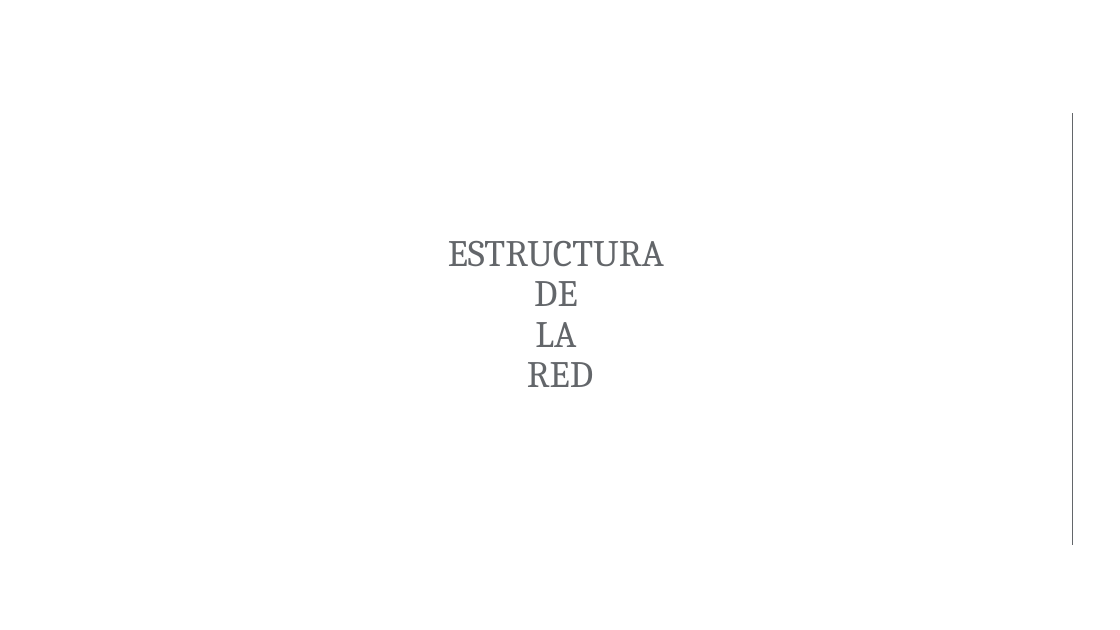
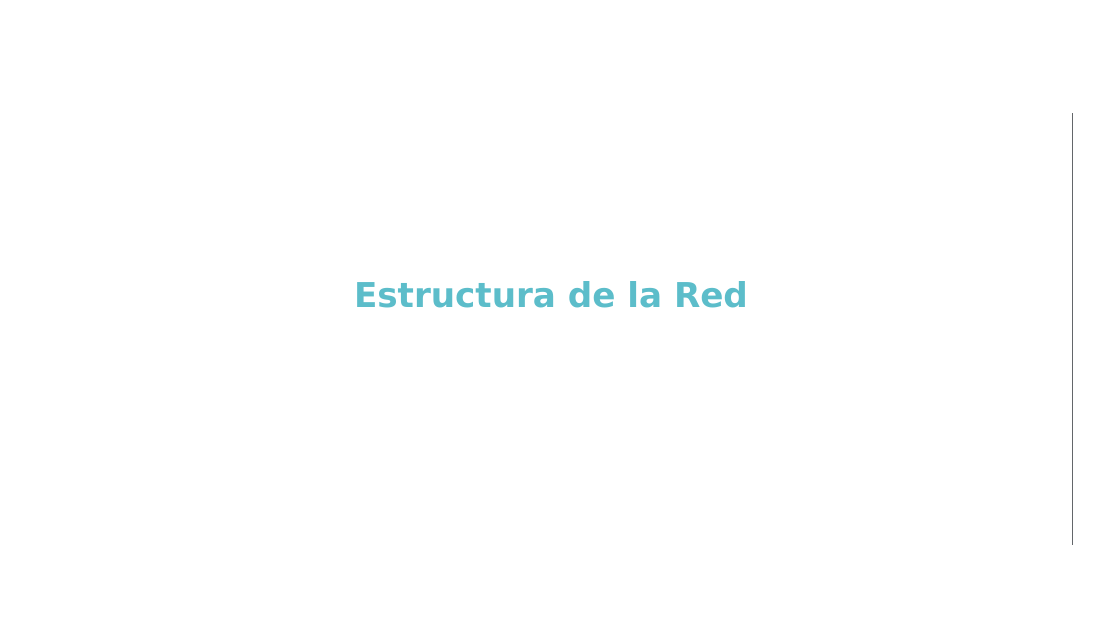
Before and after one commit to anabatres28-png/Dispatching-Project-in-PypSA, a slide deck: slide 5 of hojas_de_datos/presentación.pptx (slide 3 before the commit). Drawn at 1120x630 pixels with LibreOffice and Linux fonts; fonts in the diff are those of the drawing; background and template pictures are left out. Boxes give left, top, right and bottom in pixels: in the first picture for what was removed or moved away, otherwise in the second. Text is boxed around its words. In the diff, an @@ line names an element or a change of style, - is before the commit and + after.

```diff
--- a/hojas_de_datos/presentación.pptx
+++ b/hojas_de_datos/presentación.pptx
@@ text at (354, 281, 748, 308): text changed; size 24 to 22 pt; font Cambria to DejaVu Sans; text colour #63666A to #5CBDCA; bold on @@
-ESTRUCTURA
-DE
-LA
-RED
+Estructura de la Red
```
Also in this commit, not shown: 11 other slides changed, 49 slides added, 47 slides removed, 22 other files.
